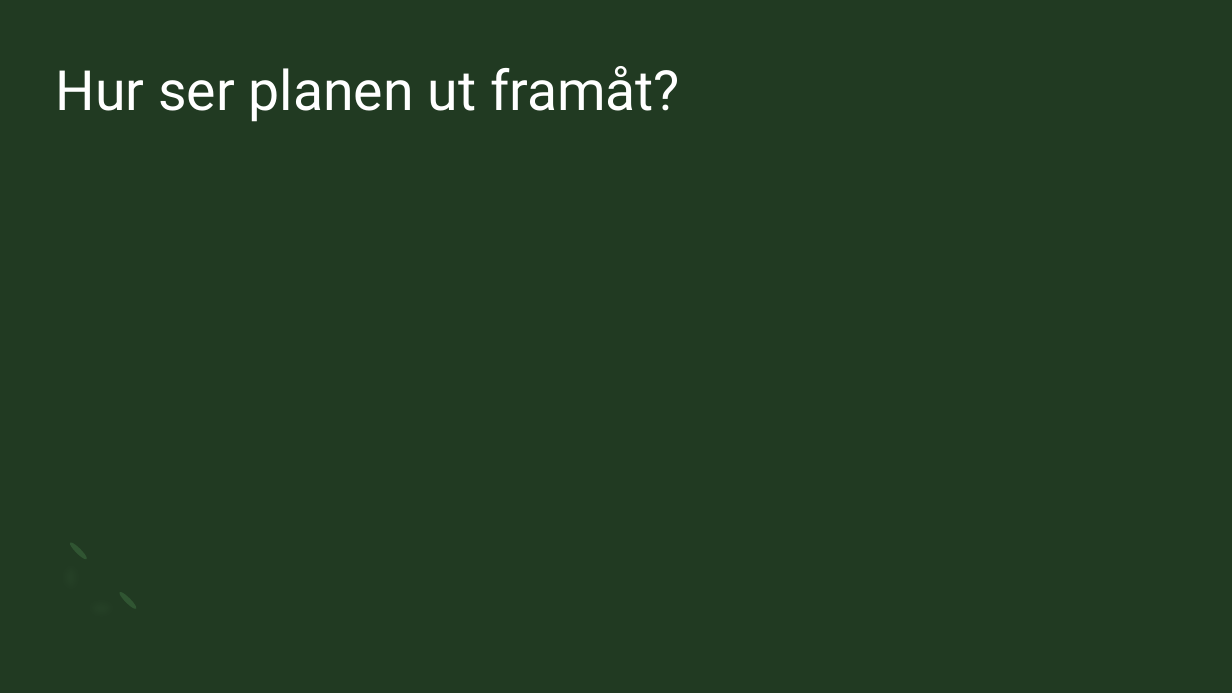
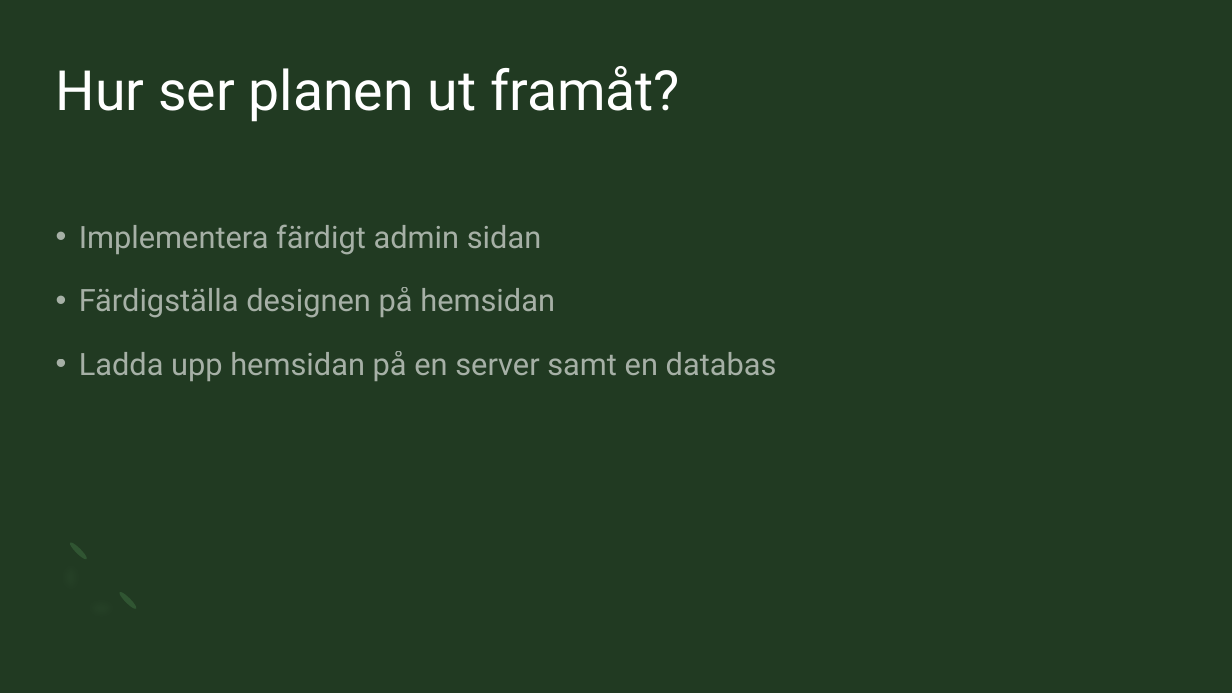
Before and after one commit to Sjofil/HASAB-IDA3, a slide deck: slide 8 of Delredovisning/Sustainable Forms presentation.pptx. Drawn at 1232x693 pixels with LibreOffice and Linux fonts; fonts in the diff are those of the drawing. Boxes give left, top, right and bottom in pixels: in the first picture for what was removed or moved away, otherwise in the second. Text is boxed around its words. In the diff, an @@ line names an element or a change of style, - is before the commit and + after.

```diff
--- a/Delredovisning/Sustainable Forms presentation.pptx
+++ b/Delredovisning/Sustainable Forms presentation.pptx
@@ text added at [79,224,777,381], 24 pt, text #FFFFFF at 60% opacity @@
+• Implementera färdigt admin sidan
+• Färdigställa designen på hemsidan
+• Ladda upp hemsidan på en server samt en databas
```
Also in this commit, not shown: 1 other file.
